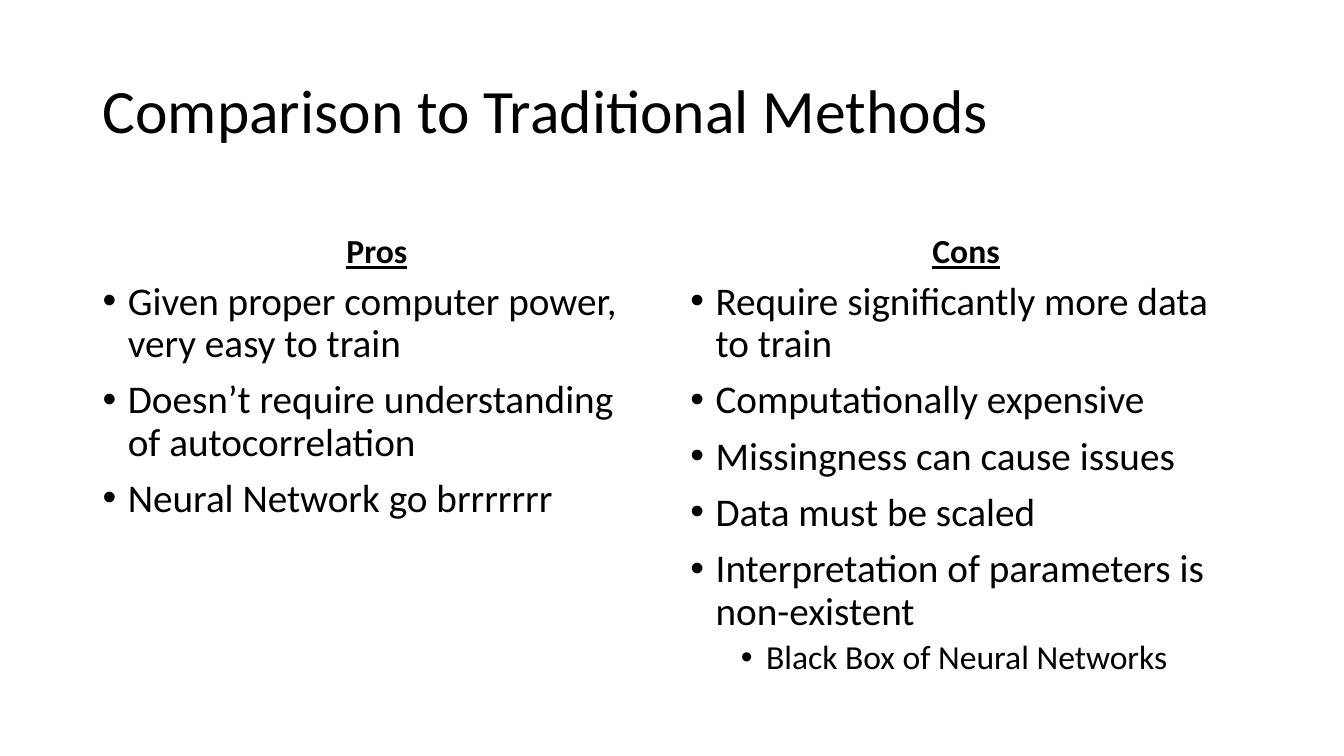
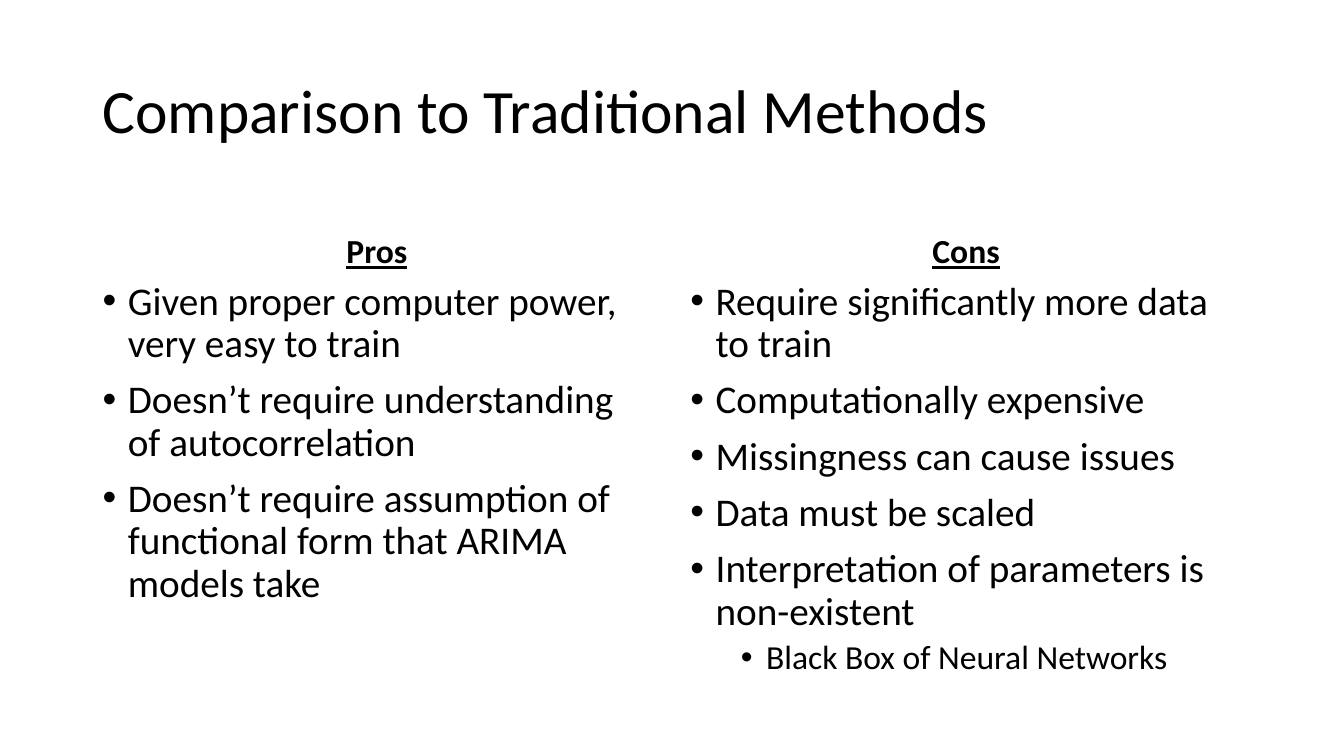
Before and after one commit to lliucci/LSTM-Explorative-Project, a slide deck: slide 8 of Deliverables/Long Short-Term Memory Networks for Time-Series Predictions.pptx. Drawn at 1344x756 pixels with LibreOffice and Linux fonts; fonts in the diff are those of the drawing. Boxes give left, top, right and bottom in pixels: in the first picture for what was removed or moved away, otherwise in the second. Text is boxed around its words. In the diff, an @@ line names an element or a change of style, - is before the commit and + after.

```diff
--- a/Deliverables/Long Short-Term Memory Networks for Time-Series Predictions.pptx
+++ b/Deliverables/Long Short-Term Memory Networks for Time-Series Predictions.pptx
@@ text at [128,484,610,598]: text changed @@
-• Neural Network go brrrrrrr
+• Doesn’t require assumption of functional form that ARIMA models take
```
Also in this commit, not shown: 1 other slide changed, 41 other files.
